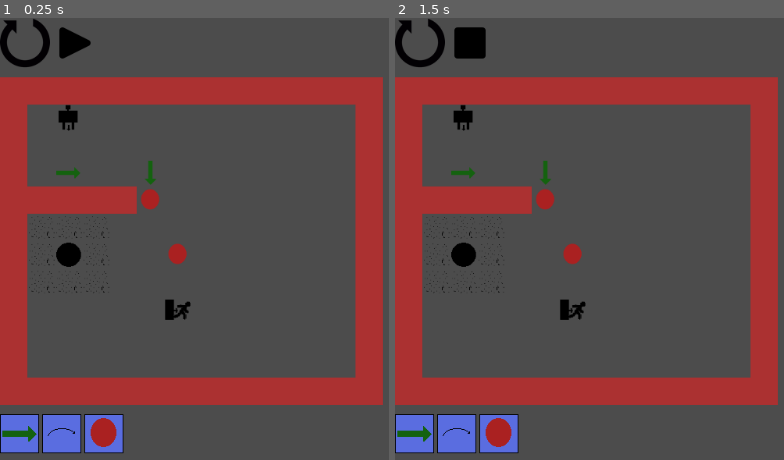
Above: before the commit, frames 1-2 (left to right).
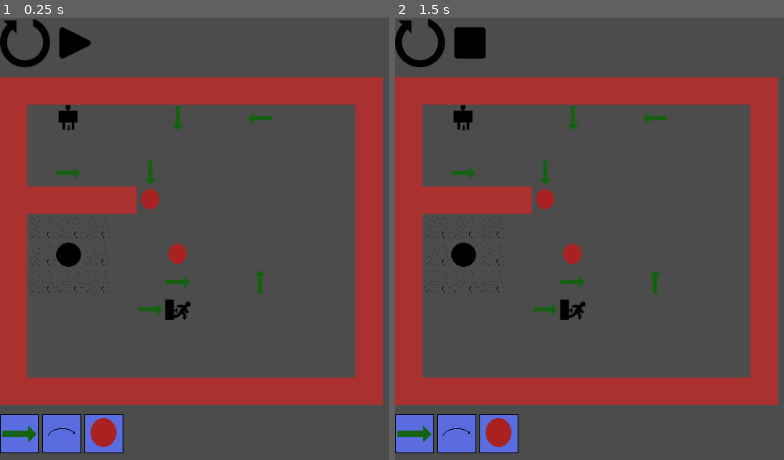
Above: after the commit, the same moments.

Repository: Gorglomux/MazeEscape
Game: Godot game, scene res://Main.tscn
Same seed, same stepped clock (60 frames per second), same inputs: the game is played once before the commit and once after it. Before the commit the project has no main scene; this scene is started directly in both runs.
Inputs (mouse positions are in pixels of both pictures, inside the frame that each line leads up to):
- Up to frame 1 (0.25 s): no input
- Up to frame 2 (1.5 s): click (422, 44) at 0.5 s; click (468, 44) at 1.25 s

The runs differ from the first frame. In frame 1, 0.3% of the frame differs, in the area x 35-70%, y 19-68%; in frame 2, 0.3%.

Commit message:
Create main script

Diff:
--- /dev/null
+++ b/MazeEscape/Main.gd
@@ -0,0 +1,63 @@
+extends Node2D
+
+enum ACTION_TYPE { SAUT, FLECHE, WARP }
+
+var menu
+
+var map
+
+var player_actions
+
+var current_action
+
+func _ready():
+	player_actions = $VBoxContainer/MarginContainer/PlayerActions
+	menu = $VBoxContainer/MenuContainer/Menu
+	map = $VBoxContainer/BoardContainer/Board
+
+	menu.connect("play",self,"start_game")
+	menu.connect("stop",self,"stop_game")
+	menu.connect("restart",self,"restart_game")
+
+	player_actions.connect("arrow",self,"arrow_input")
+	player_actions.connect("jump",self,"jump_input")
+	player_actions.connect("warp",self,"warp_input")
+
+# Called every frame. 'delta' is the elapsed time since the previous frame.
+func _process(delta):
+
+	match current_action :
+		ACTION_TYPE.SAUT:
+			#change le curseur
+			pass
+		ACTION_TYPE.FLECHE:
+			#change le curseur
+			pass
+		ACTION_TYPE.WARP:
+			#change le curseur
+			pass
+
+
+
+
+
+func start_game():
+	#player.enmarche  = true
+	pass
+
+func stop_game():
+	#player.enmarche  = false
+	pass
+
+func restart_game():
+	get_tree().reload_current_scene()
+	pass
+
+func arrow_input():
+	current_action = ACTION_TYPE.FLECHE
+
+func jump_input():
+	current_action = ACTION_TYPE.SAUT
+
+func warp_input():
+	current_action = ACTION_TYPE.WARP
--- a/MazeEscape/Main.tscn
+++ b/MazeEscape/Main.tscn
@@ -1,14 +1,16 @@
-[gd_scene load_steps=4 format=2]
+[gd_scene load_steps=5 format=2]
 
-[ext_resource path="res://Menu.tscn" type="PackedScene" id=1]
-[ext_resource path="res://Board.tscn" type="PackedScene" id=2]
-[ext_resource path="res://PlayerActions.tscn" type="PackedScene" id=3]
+[ext_resource path="res://Main.gd" type="Script" id=1]
+[ext_resource path="res://Menu.tscn" type="PackedScene" id=2]
+[ext_resource path="res://Board.tscn" type="PackedScene" id=3]
+[ext_resource path="res://PlayerActions.tscn" type="PackedScene" id=4]
 
 [node name="Main" type="Node2D"]
+script = ExtResource( 1 )
 
 [node name="VBoxContainer" type="VBoxContainer" parent="."]
 margin_right = 40.0
-margin_bottom = 698.0
+margin_bottom = 604.0
 rect_min_size = Vector2( 0, 600 )
 
 [node name="MenuContainer" type="MarginContainer" parent="VBoxContainer"]
@@ -26,10 +28,10 @@
 margin_bottom = 504.0
 rect_min_size = Vector2( 10, 420 )
 
-[node name="Board" parent="VBoxContainer/BoardContainer" instance=ExtResource( 2 )]
+[node name="Board" parent="VBoxContainer/BoardContainer" instance=ExtResource( 3 )]
 position = Vector2( 0, -8 )
 scale = Vector2( 0.7, 0.7 )
-tile_data = PoolIntArray( 0, 536870915, 0, 1, 3, 0, 2, 3, 0, …(94 unchanged characters)… 13, 3, 0, 65536, 3, 0, 65538, 2, 0, 65549, 3, 0, 131072, 3, 0, 131085, 3, 0, 196608, 3, 0, 196610, 536870921, 0, 196613, 536870923, 0, 196621, 3, 0, 262144, 3, 0, 262145, 3, 0, 262146, 3, 0, 262147, 3, 0, 262148, 3, 0, 262149, 4, 0, 262157, 3, 0, 327680, 3, 0, 327681, 0, 0, 327682, 0, 0, 327683, 0, 0, 327693, 3, 0, 393216, 3, 0, 393217, 0, 0, 393218, 1, 0, 393219, 0, 0, 393222, 4, 0, 393229, 3, 0, 458752, 3, 0, 458753, 0, 0, 458754, 0, 0, 458755, 0, 0, 458765, 3, 0, 524288, 3, 0, 524294, 5, 0, 524301, 3, 0, 589824, …(245 unchanged characters)…
+tile_data = PoolIntArray( 0, 536870915, 0, 1, 3, 0, 2, 3, 0, …(94 unchanged characters)… 13, 3, 0, 65536, 3, 0, 65538, 2, 0, 65542, 536870923, 0, 65545, 536870920, 0, 65549, 3, 0, 131072, 3, 0, 131085, 3, 0, 196608, 3, 0, 196610, 536870921, 0, 196613, 536870923, 0, 196621, 3, 0, 262144, 3, 0, 262145, 3, 0, 262146, 3, 0, 262147, 3, 0, 262148, 3, 0, 262149, 4, 0, 262157, 3, 0, 327680, 3, 0, 327681, 0, 0, 327682, 0, 0, 327683, 0, 0, 327693, 3, 0, 393216, 3, 0, 393217, 0, 0, 393218, 1, 0, 393219, 0, 0, 393222, 4, 0, 393229, 3, 0, 458752, 3, 0, 458753, 0, 0, 458754, 0, 0, 458755, 0, 0, 458758, 536870921, 0, 458761, 536870922, 0, 458765, 3, 0, 524288, 3, 0, 524293, 536870921, 0, 524294, 5, 0, 524301, 3, 0, 589824, …(245 unchanged characters)…
 
 [node name="MarginContainer" type="MarginContainer" parent="VBoxContainer"]
 margin_top = 508.0
@@ -37,9 +39,10 @@
 margin_bottom = 518.0
 rect_min_size = Vector2( 10, 10 )
 
-[node name="Control" parent="VBoxContainer/MarginContainer" instance=ExtResource( 3 )]
+[node name="PlayerActions" parent="VBoxContainer/MarginContainer" instance=ExtResource( 4 )]
 anchor_right = 0.0
 anchor_bottom = 0.0
 margin_left = 0.0
+margin_top = 0.0
 margin_right = 40.0
 margin_bottom = 10.0
--- a/MazeEscape/Menu.gd
+++ b/MazeEscape/Menu.gd
@@ -8,7 +8,6 @@
 	estCommencer = false
 
 func _on_RestartButton_pressed():
-	get_tree().reload_current_scene()
 	estCommencer = false
 	emit_signal("restart")
 	print("J'ai restart le jeu")
--- a/MazeEscape/PlayerActions.tscn
+++ b/MazeEscape/PlayerActions.tscn
@@ -9,8 +9,10 @@
 [node name="Control" type="Control"]
 anchor_right = 1.0
 anchor_bottom = 1.0
-margin_left = -0.36805
-margin_right = -0.368042
+margin_left = 0.38665
+margin_top = 2.64147
+margin_right = 0.386597
+margin_bottom = 2.64148
 script = ExtResource( 1 )
 
 [node name="Icons" type="GridContainer" parent="."]
--- a/MazeEscape/project.godot
+++ b/MazeEscape/project.godot
@@ -16,6 +16,7 @@
 [application]
 
 config/name="MazeEscape"
+run/main_scene="res://Main.tscn"
 config/icon="res://icon.png"
 
 [rendering]
Not shown: 1 places in MazeEscape/Main.tscn that only renumber resources
